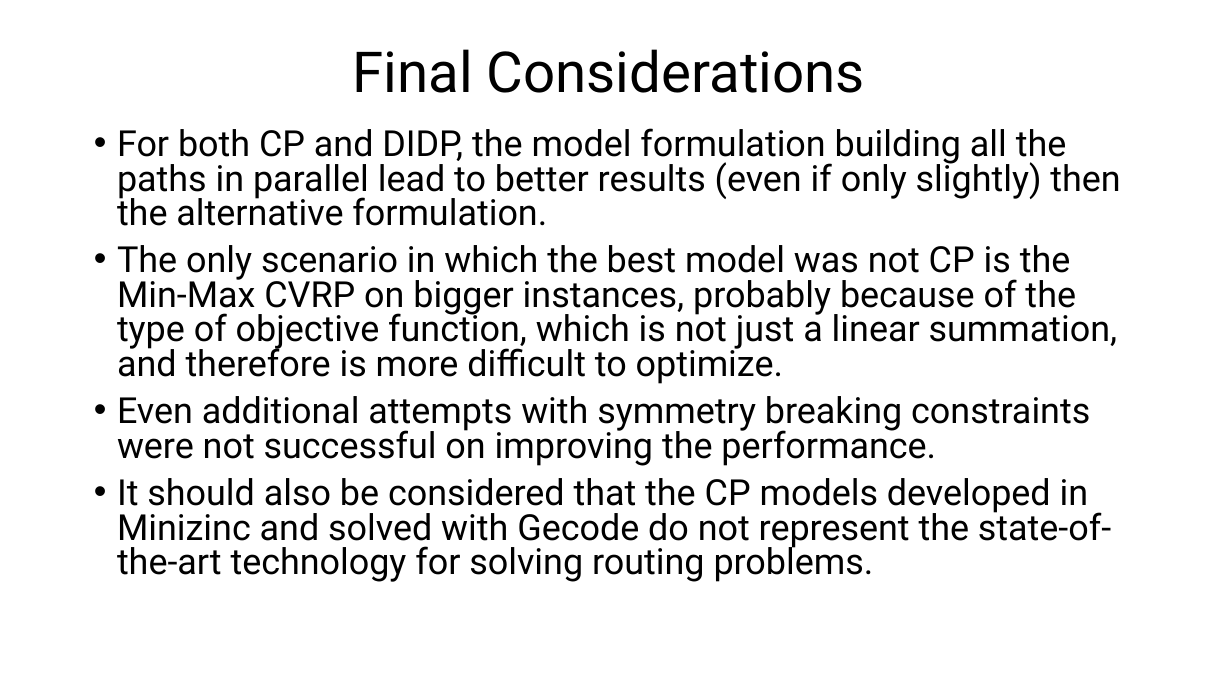
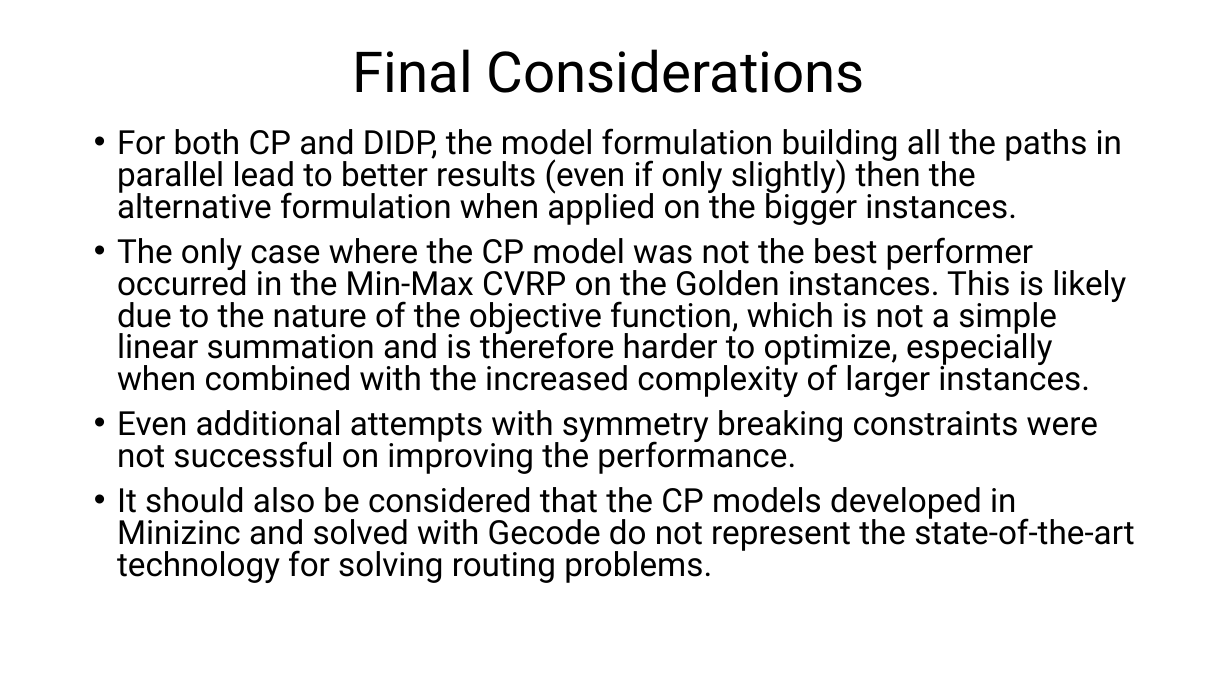
Before and after one commit to FabioGiordana/DIDP-On-Routing-Problems, a slide deck: slide 40 of mmcvrp/VrpSets/MM-CVRP-v2.pptx. Drawn at 1232x693 pixels with LibreOffice and Linux fonts; fonts in the diff are those of the drawing. Boxes give left, top, right and bottom in pixels: in the first picture for what was removed or moved away, otherwise in the second. Text is boxed around its words. In the diff, an @@ line names an element or a change of style, - is before the commit and + after.

```diff
--- a/mmcvrp/VrpSets/MM-CVRP-v2.pptx
+++ b/mmcvrp/VrpSets/MM-CVRP-v2.pptx
@@ text at [117,128,1126,397]: text changed; size 28 to 25.9 pt @@
-• For both CP and DIDP, the model formulation building all the paths in parallel lead to better results (even if only slightly) then the alternative formulation.
-• The only scenario in which the best model was not CP is the Min-Max CVRP on bigger instances, probably because of the type of objective function, which is not just a linear summation, and therefore is more difficult to optimize.
+• For both CP and DIDP, the model formulation building all the paths in parallel lead to better results (even if only slightly) then the alternative formulation when applied on the bigger instances.
+• The only case where the CP model was not the best performer occurred in the Min-Max CVRP on the Golden instances. This is likely due to the nature of the objective function, which is not a simple linear summation and is therefore harder to optimize, especially when combined with the increased complexity of larger instances.
@@ text at [117,410,1134,583]: size 28 to 25.9 pt in "Even additional attempts with symmetry breaking constraints ...", "It should also be considered that the ..." @@
```
Also in this commit, not shown: 4 other slides changed.
